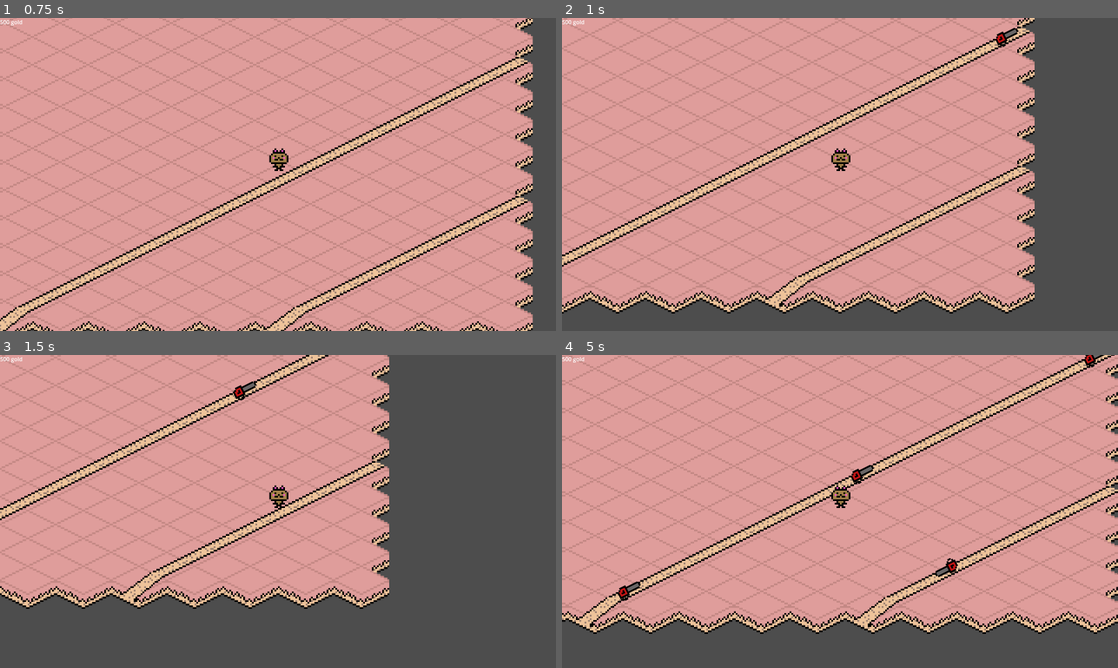
Above: before the commit, frames 1-4 (two rows, left to right).
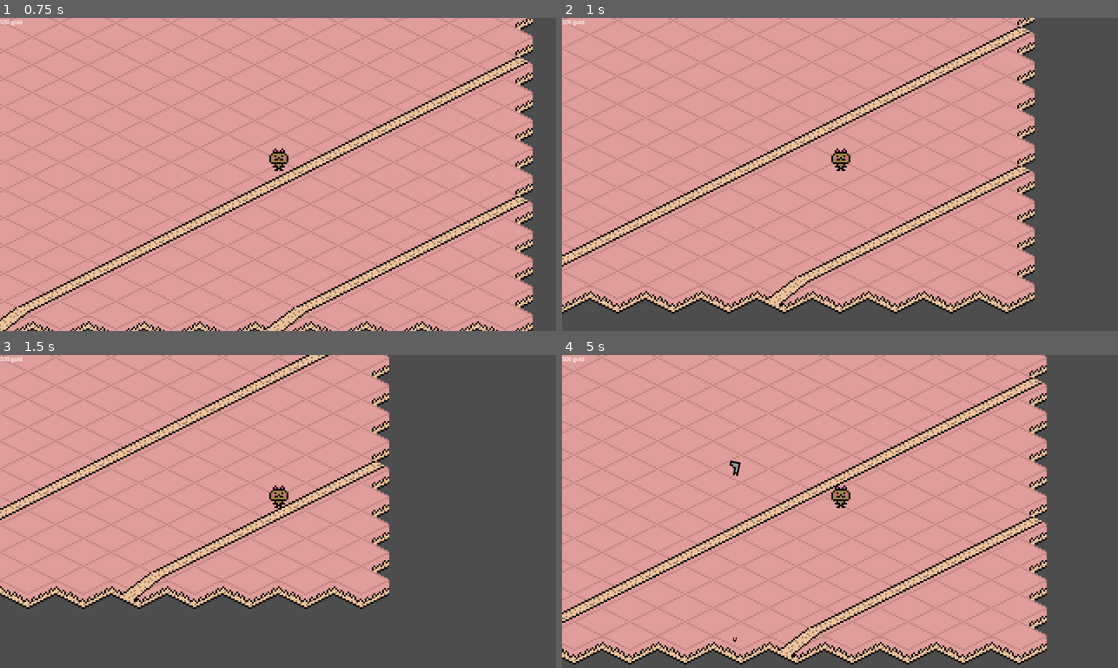
Above: after the commit, the same moments.

Repository: HoppenR/serial-td
Game: Godot game, scene res://level1.tscn
The game is run twice, just before and just after one commit, with the same random seed, the same clock (stepped at 60 frames per second) and the same inputs.
Inputs (mouse positions are in pixels of both pictures, inside the frame that each line leads up to):
- Up to frame 1 (0.75 s): tap Enter at 0.5 s; move the mouse to (400, 158) at 0.52 s; hold Right (ui_right) from 0.53 s (still down); click (400, 158) at 0.67 s
- Up to frame 2 (1 s): keep holding Right (ui_right)
- Up to frame 3 (1.5 s): release Right (ui_right) at 1.25 s; drag from (166, 527) to (250, 574) at 1.27 s
- Up to frame 4 (5 s): move the mouse to (895, 442) at 2.02 s; hold Right (ui_right) 2.03-2.75 s; drag from (812, 574) to (673, 464) at 2.77 s; tap Space at 3.5 s; move the mouse to (1006, 558) at 3.52 s; hold Left (ui_left) 3.53-4.25 s; drag from (673, 464) to (1034, 596) at 4.27 s

Frame 1 is identical in both runs. In frame 2, 0.1% of the frame differs, in the area x 78-83%, y 3-10%; in frame 3, 0.1%; in frame 4, 41%, in the area x 0-100%, y 0-99%.

Commit message:
some sort of wave functionality

Diff:
--- a/serial-td/enemy/baseenemy.gd
+++ b/serial-td/enemy/baseenemy.gd
@@ -14,4 +14,5 @@
 func take_damage(amount: int) -> void:
 	hp -= amount
 	if hp < 1:
+		get_parent().enemiesAlive.erase(self)
 		queue_free()
--- a/serial-td/kit/kit.gd
+++ b/serial-td/kit/kit.gd
@@ -3,32 +3,32 @@
 var baseTower = preload("res://towers/base/baset1.tscn")
 @onready var tileMap: TileMapLayer = $"../PlayerTraversal"
 
-var inputDirection: Vector2
-var prevInputDirection: Vector2 = Vector2.UP
+var input_direction: Vector2
+var prev_input_direction: Vector2 = Vector2.UP
 
 var moving: bool = false
 var tileSize: int = 16
-var towerPlacementRange: int = 32
+var tower_placement_range: int = 32
 var tower
 
 var dragging: bool = false
 
 func _physics_process(delta: float) -> void:
-	inputDirection = Input.get_vector("ui_left", "ui_right", "ui_up", "ui_down")
+	input_direction = Input.get_vector("ui_left", "ui_right", "ui_up", "ui_down")
 
-	if inputDirection:
-		prevInputDirection = inputDirection
+	if input_direction:
+		prev_input_direction = input_direction
 		if Input.is_action_pressed("ui_down"):
-			inputDirection = Vector2.DOWN
+			input_direction = Vector2.DOWN
 			_move()
 		if Input.is_action_pressed("ui_up"):
-			inputDirection = Vector2.UP
+			input_direction = Vector2.UP
 			_move()
 		if Input.is_action_pressed("ui_left"):
-			inputDirection = Vector2.LEFT
+			input_direction = Vector2.LEFT
 			_move()
 		if Input.is_action_pressed("ui_right"):
-			inputDirection = Vector2.RIGHT
+			input_direction = Vector2.RIGHT
 			_move()
 	move_and_slide()
 
@@ -45,28 +45,38 @@
 	if event is InputEventMouseMotion and dragging and not moving:
 		_place_tower(tower)
 
+# Make exclusive tile type placements for towers,
+# i.e, make some towers have the ability to be placed
+# on water, while others not
 func _place_tower(towerToPlace) -> void:
-	var placeOffset: Vector2 = _get_next_tile(prevInputDirection)
+	var placeOffset: Vector2 = _get_next_tile(prev_input_direction)
+	var next_tile: Vector2i = tileMap.local_to_map(Vector2(global_position.x + placeOffset.x, global_position.y + placeOffset.y + tileSize / 2))
+	var tile_data: TileData = tileMap.get_cell_tile_data(next_tile)
+
+	# Change to placeable
+	if not tile_data or not tile_data.get_custom_data("walkable"):
+		return
+
 	towerToPlace.global_position = position + placeOffset
 
 func _move() -> void:
 	if moving:
 		return
 
-	var moveOffset: Vector2 = _get_next_tile(inputDirection)
-	var nextTile: Vector2i = tileMap.local_to_map(Vector2(global_position.x + moveOffset.x, global_position.y + moveOffset.y + tileSize / 2))
+	var move_offset: Vector2 = _get_next_tile(input_direction)
+	var next_tile: Vector2i = tileMap.local_to_map(Vector2(global_position.x + move_offset.x, global_position.y + move_offset.y + tileSize / 2))
 
-	var tileData: TileData = tileMap.get_cell_tile_data(nextTile)
+	var tile_data: TileData = tileMap.get_cell_tile_data(next_tile)
 
-	if not tileData or not tileData.get_custom_data("walkable"):
+	if not tile_data or not tile_data.get_custom_data("walkable"):
 		return
 
 	moving = true
 	var tween = create_tween()
-	tween.tween_property(self, "position", position + moveOffset, 0.1)
-	tween.connect("finished", move_false)
+	tween.tween_property(self, "position", position + move_offset, 0.1)
+	tween.connect("finished", _move_false)
 
-func move_false() -> void:
+func _move_false() -> void:
 	moving = false
 
 func _get_next_tile(direction: Vector2) -> Vector2:
--- a/serial-td/path/basepath.gd
+++ b/serial-td/path/basepath.gd
@@ -1,17 +1,39 @@
 extends Path2D
 
 var enemyPreload = preload("res://enemy/baseenemy.tscn")
-var firstLoad = true
+var spawnWave = true
+var waitForEnemies = false
+
+# Send next wave when everything is dead
+# (Implement)
+var enemiesAlive = []
+
+var currentWave: int = 1
+var spawnedThisWave: int = 0
+var timer
 
 func _physics_process(delta: float) -> void:
-	if firstLoad:
-		firstLoad = false
-		var timer = Timer.new()
+	if spawnWave:
+		spawnWave = false
+		timer = Timer.new()
 		add_child(timer)
 		timer.one_shot = false
 		timer.connect("timeout", _spawn_enemy)
-		timer.start(1.0)
+		timer.start(3.0 / float(currentWave))
+	if spawnedThisWave >= currentWave:
+		timer.stop()
+		waitForEnemies = true
+	if enemiesAlive.is_empty() and waitForEnemies:
+		spawnedThisWave = 0
+		currentWave += 1
+		print("Current wave: ", currentWave)
+		spawnWave = true
+		waitForEnemies = false
 
 func _spawn_enemy() -> void:
 	var enemy = enemyPreload.instantiate()
 	add_child(enemy)
+	enemy.hp = 10 + currentWave * 5
+	enemy.speed = 100 + currentWave * 2
+	enemiesAlive.append(enemy)
+	spawnedThisWave += 1
--- a/serial-td/projectiles/basicprojectile.gd
+++ b/serial-td/projectiles/basicprojectile.gd
@@ -1,9 +1,9 @@
 extends Node2D
 
-var speed: float = 15
-var lifeTime: float = 2.0
-var damage: int = 3
-var pierce: int = 5
+var lifeTime: float = 1.0
+var speed: float = 1.0
+var damage: int = 1
+var pierce: int = 1
 
 var clockTicking: bool = false
 
--- a/serial-td/towers/turret.gd
+++ b/serial-td/towers/turret.gd
@@ -1,7 +1,7 @@
 extends Node2D
 
 var projectileload = preload("res://projectiles/basicprojectile.tscn")
-var shootSpeed: float = 0.4
+var shootSpeed: float = 0.1
 var isReady: bool = true
 
 var targetPosition: Vector2
@@ -29,6 +29,11 @@
 	projectile.look_at(targetPosition)
 	projectile.global_position = global_position
 
+	projectile.damage = 3
+	projectile.pierce = 3
+	projectile.speed = 15.0
+	projectile.lifeTime = 1.0
+
 	var timer = Timer.new()
 	add_child(timer)
 	timer.one_shot = true
--- a/serial-td/utility/gamedata.gd
+++ b/serial-td/utility/gamedata.gd
@@ -1,9 +1,24 @@
 extends Node
 
+# Towers need so much more depth than this
 var tower_data = {
 	"baset1": {
 		"damage": 1,
-		"rof": 1,
+		"speed": 1,
 		"range": 200
 	},
+	"baset2": {
+		"damage": 3,
+		"speed": 0.9,
+		"range": 270
+	},
 }
+
+# Is this a good way to handle rounds?
+var round_data = {
+	"round_1": {
+		"speed": 100,
+		"enemies": 5,
+		"heat": 1,
+	}
+}
